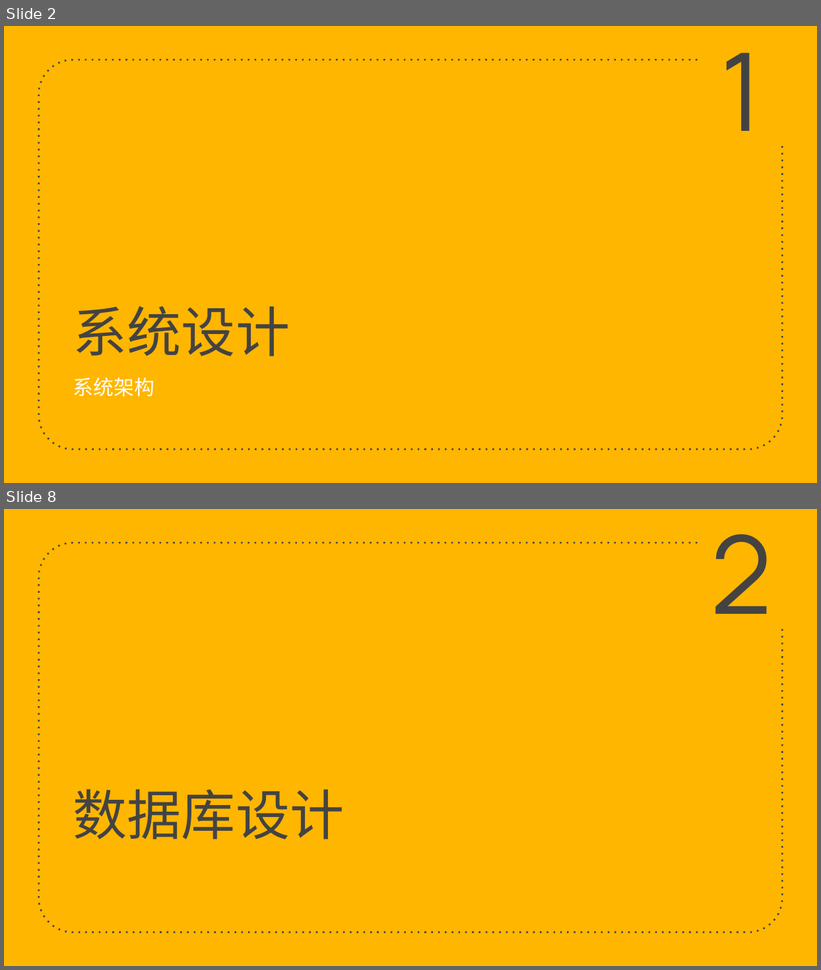
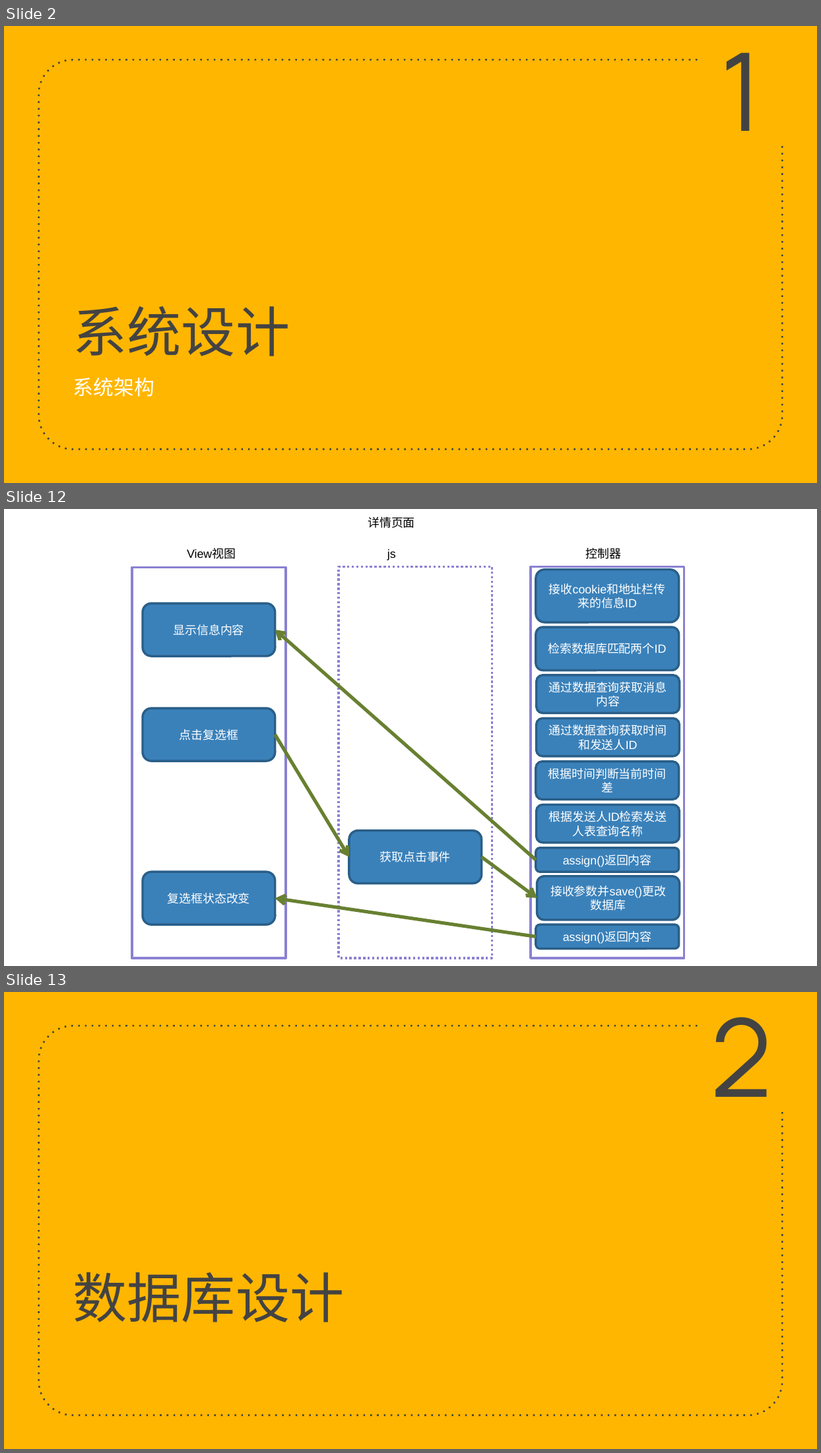
Before and after one commit to zeweidan/chicken_group_project, a slide deck: 技术实现.pptx. Shown one above the other, each under a label of ours: slides 2 and 8 before the commit, slides 2, 12 and 13 after it; the slides between them are not shown. The pictures are 821x970 and 821x1453 pixels, drawn with LibreOffice and Linux fonts; fonts in the diff are those of the drawing. Boxes give left, top, right and bottom in pixels: in the first picture for what was removed or moved away, otherwise in the second. Text is boxed around its words. In the diff, an @@ line names an element or a change of style, - is before the commit and + after.

```diff
--- a/技术实现.pptx
+++ b/技术实现.pptx
@@ slide 12 added at box(4, 509, 817, 966), background #FFFFFF @@
@@ text added at box(368, 517, 415, 528), 10.5 pt, text #000000 @@
+详情页面
@@ text added at box(586, 548, 622, 559), 10.5 pt, text #000000 @@
+控制器
@@ rectangle added at box(131, 568, 285, 958), fill #FFFFFF, outline #8B81D2 2 pt @@
@@ text added at box(187, 549, 236, 559), 10.5 pt, text #000000 @@
+View视图
@@ rectangle added at box(338, 566, 492, 958), fill #FFFFFF, outline #8B81D2 2 pt dashed @@
@@ text added at box(387, 549, 396, 560), 10.5 pt, text #000000 @@
+js
@@ rectangle added at box(531, 566, 684, 958), fill #FFFFFF, outline #8B81D2 2 pt @@
@@ rounded rectangle added at box(536, 570, 679, 623), fill #3A81BA, outline #2B5F8A 2 pt, 10.5 pt, text #FFFFFF @@
+接收cookie和地址栏传来的信息ID
@@ rounded rectangle added at box(142, 603, 275, 656), fill #3A81BA, outline #2B5F8A 2 pt, 10.5 pt, text #FFFFFF @@
+显示信息内容
@@ rounded rectangle added at box(536, 627, 679, 670), fill #3A81BA, outline #2B5F8A 2 pt, 10.5 pt, text #FFFFFF @@
+检索数据库匹配两个ID
@@ arrow added from (536, 860) to (275, 630), #688031 3 pt @@
@@ rounded rectangle added at box(537, 675, 680, 713), fill #3A81BA, outline #2B5F8A 2 pt, 10.5 pt, text #FFFFFF @@
+通过数据查询获取消息内容
@@ rounded rectangle added at box(142, 708, 275, 761), fill #3A81BA, outline #2B5F8A 2 pt, 10.5 pt, text #FFFFFF @@
+点击复选框
@@ rounded rectangle added at box(537, 719, 680, 757), fill #3A81BA, outline #2B5F8A 2 pt, 10.5 pt, text #FFFFFF @@
+通过数据查询获取时间和发送人ID
@@ arrow added from (275, 735) to (349, 857), #688031 3 pt @@
@@ rounded rectangle added at box(536, 762, 679, 800), fill #3A81BA, outline #2B5F8A 2 pt, 10.5 pt, text #FFFFFF @@
+根据时间判断当前时间差
@@ rounded rectangle added at box(537, 805, 680, 843), fill #3A81BA, outline #2B5F8A 2 pt, 10.5 pt, text #FFFFFF @@
+根据发送人ID检索发送人表查询名称
@@ rounded rectangle added at box(349, 831, 481, 884), fill #3A81BA, outline #2B5F8A 2 pt, 10.5 pt, text #FFFFFF @@
+获取点击事件
@@ arrow added from (481, 857) to (537, 898), #688031 3 pt @@
@@ rounded rectangle added at box(536, 848, 679, 873), fill #3A81BA, outline #2B5F8A 2 pt, 10.5 pt, text #FFFFFF @@
+assign()返回内容
@@ rounded rectangle added at box(142, 873, 275, 925), fill #3A81BA, outline #2B5F8A 2 pt, 10.5 pt, text #FFFFFF @@
+复选框状态改变
@@ rounded rectangle added at box(537, 877, 680, 920), fill #3A81BA, outline #2B5F8A 2 pt, 10.5 pt, text #FFFFFF @@
+接收参数并save()更改数据库
@@ arrow added from (536, 937) to (275, 898), #688031 3 pt @@
@@ rounded rectangle added at box(536, 925, 679, 950), fill #3A81BA, outline #2B5F8A 2 pt, 10.5 pt, text #FFFFFF @@
+assign()返回内容
@@ what was slide 8 is now slide 13 @@
```
Also in this commit, not shown: 4 slides changed, 11 other slides added, 10 slides removed.
